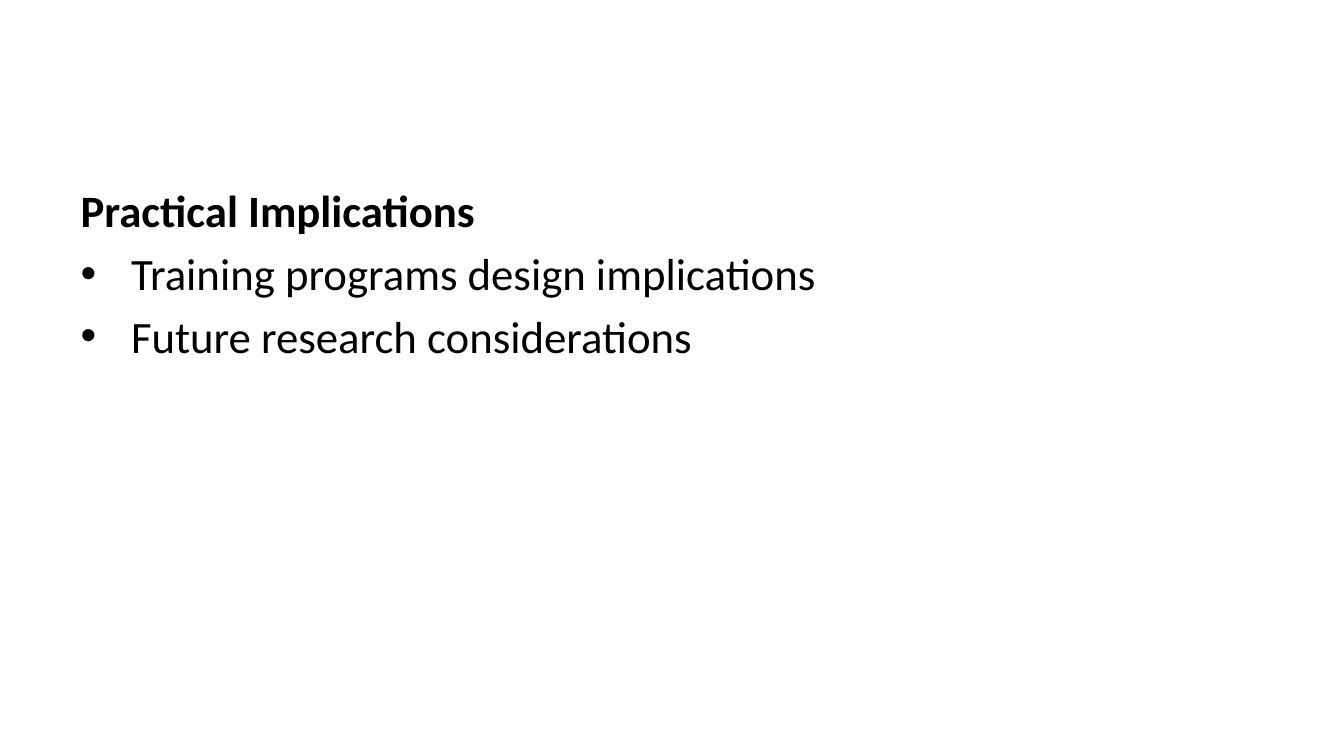
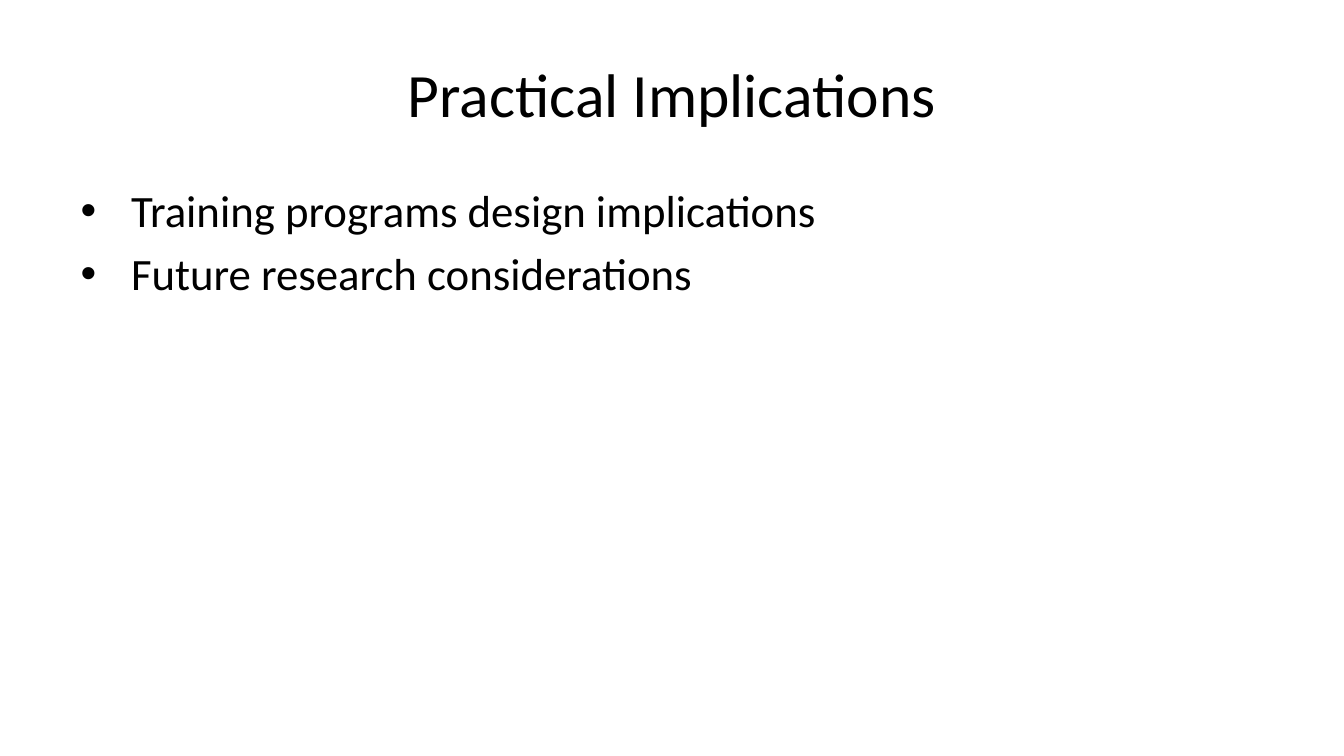
Before and after one commit to tegorman13/Dissertation, a slide deck: slide 18 of docs/Presentation/slides.pptx. Drawn at 1344x756 pixels with LibreOffice and Linux fonts; fonts in the diff are those of the drawing. Boxes give left, top, right and bottom in pixels: in the first picture for what was removed or moved away, otherwise in the second. Text is boxed around its words. In the diff, an @@ line names an element or a change of style, - is before the commit and + after.

```diff
--- a/docs/Presentation/slides.pptx
+++ b/docs/Presentation/slides.pptx
@@ title added at (408,74,936,127), 33 pt, text #000000 @@
+Practical Implications
@@ text at (81,195,475,234): paragraph removed @@
-Practical Implications
```
Also in this commit, not shown: 13 other slides changed, 1 slide added, 1 slide removed, 7 other files.
